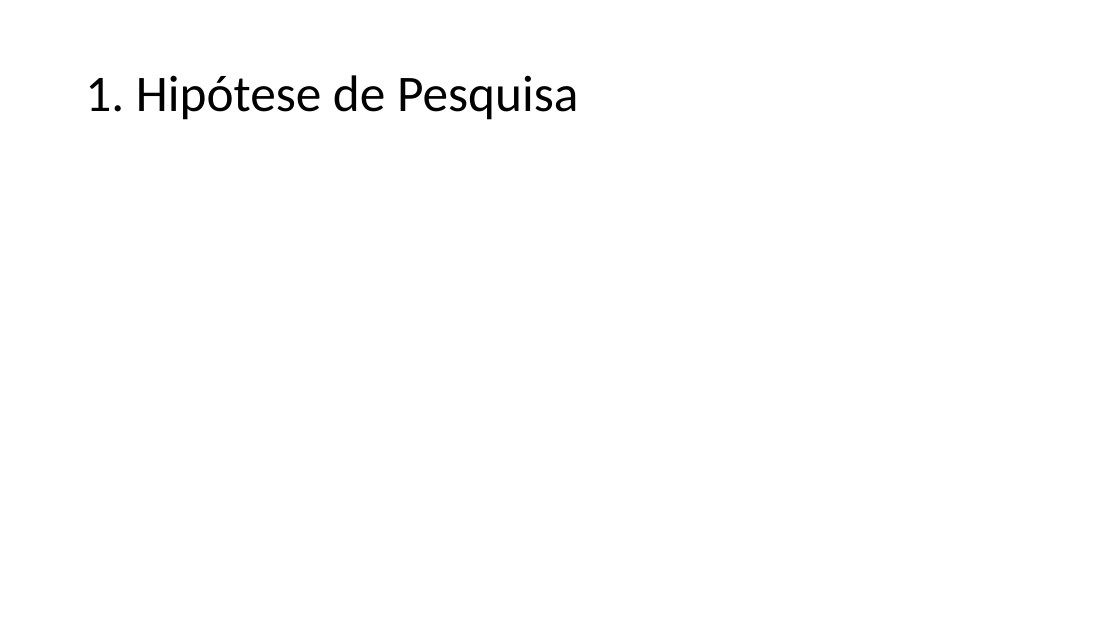
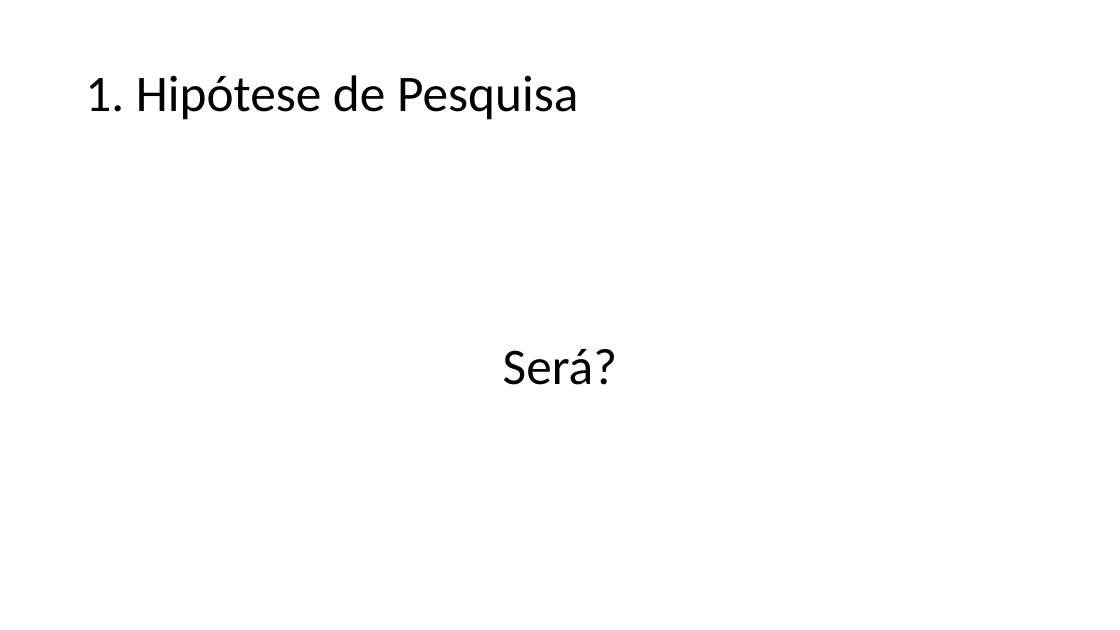
Before and after one commit to ricardopetrere/TCC_FTT, a slide deck: slide 8 of documentos/Apresentação_22_09.pptx (slide 3 before the commit). Drawn at 1120x630 pixels with LibreOffice and Linux fonts; fonts in the diff are those of the drawing. Boxes give left, top, right and bottom in pixels: in the first picture for what was removed or moved away, otherwise in the second. Text is boxed around its words. In the diff, an @@ line names an element or a change of style, - is before the commit and + after.

```diff
--- a/documentos/Apresentação_22_09.pptx
+++ b/documentos/Apresentação_22_09.pptx
@@ text added at (x1=503, y1=349, x2=617, y2=385), 44 pt, text #000000 @@
+Será?
```
Also in this commit, not shown: 3 other slides changed, 4 slides added, 1 other file.
